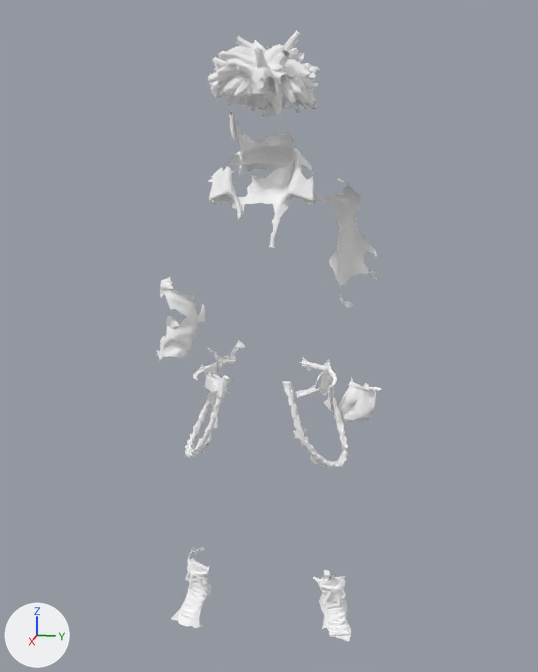
The glTF model public/models/MAIME_tattered_skinned.glb as it was, and as the next commit left it.
Both versions are drawn from a camera (50 mm lens) standing at (2.584, 0.441, 0.615) and looking at (0.457, 0.015, 0.083). The axes (+X, +Y, +Z) are drawn at lower left. The lights are the same throughout. The older version comes first.

Names of what the first picture shows: 'chest', 'ftL', 'ftR', 'haL', 'haR', 'head', 'hipL', 'hipR', 'knL', 'knR', 'shL', 'shR' and 2 more.
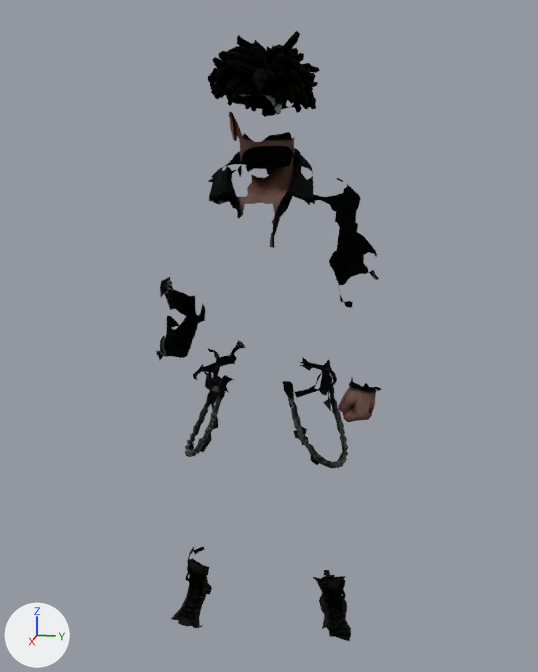
The change, as a diff of the scene's bpy script:
```diff
--- a/public/models/MAIME_tattered_skinned.glb.py
+++ b/public/models/MAIME_tattered_skinned.glb.py
@@ mat_tripo_material_816d669b_6a8c_4383_979b_2e963bb238a4_001 @@
 mat_tripo_material_816d669b_6a8c_4383_979b_2e963bb238a4_001 = principled_material('tripo_material_816d669b-6a8c-4383-979b-2e963bb238a4.001')
-mat_tripo_material_816d669b_6a8c_4383_979b_2e963bb238a4_001.base_color = (1.0, 1.0, 1.0)  # white #ffffff
+mat_tripo_material_816d669b_6a8c_4383_979b_2e963bb238a4_001.texture = img_basecolor_001
 mat_tripo_material_816d669b_6a8c_4383_979b_2e963bb238a4_001.metallic = 1.0
@@ mat_tripo_material_816d669b_6a8c_4383_979b_2e963bb238a4_002 @@
 mat_tripo_material_816d669b_6a8c_4383_979b_2e963bb238a4_002 = principled_material('tripo_material_816d669b-6a8c-4383-979b-2e963bb238a4.002')
-mat_tripo_material_816d669b_6a8c_4383_979b_2e963bb238a4_002.base_color = (1.0, 1.0, 1.0)  # white #ffffff
+mat_tripo_material_816d669b_6a8c_4383_979b_2e963bb238a4_002.texture = img_basecolor_002
 mat_tripo_material_816d669b_6a8c_4383_979b_2e963bb238a4_002.metallic = 1.0
@@ mat_tripo_material_816d669b_6a8c_4383_979b_2e963bb238a4_003 @@
 mat_tripo_material_816d669b_6a8c_4383_979b_2e963bb238a4_003 = principled_material('tripo_material_816d669b-6a8c-4383-979b-2e963bb238a4.003')
-mat_tripo_material_816d669b_6a8c_4383_979b_2e963bb238a4_003.base_color = (1.0, 1.0, 1.0)  # white #ffffff
+mat_tripo_material_816d669b_6a8c_4383_979b_2e963bb238a4_003.texture = img_basecolor_003
 mat_tripo_material_816d669b_6a8c_4383_979b_2e963bb238a4_003.metallic = 1.0
@@ mat_tripo_material_816d669b_6a8c_4383_979b_2e963bb238a4_004 @@
 mat_tripo_material_816d669b_6a8c_4383_979b_2e963bb238a4_004 = principled_material('tripo_material_816d669b-6a8c-4383-979b-2e963bb238a4.004')
-mat_tripo_material_816d669b_6a8c_4383_979b_2e963bb238a4_004.base_color = (1.0, 1.0, 1.0)  # white #ffffff
+mat_tripo_material_816d669b_6a8c_4383_979b_2e963bb238a4_004.texture = img_basecolor_004
 mat_tripo_material_816d669b_6a8c_4383_979b_2e963bb238a4_004.metallic = 1.0
@@ mat_tripo_material_816d669b_6a8c_4383_979b_2e963bb238a4_006 @@
 mat_tripo_material_816d669b_6a8c_4383_979b_2e963bb238a4_006 = principled_material('tripo_material_816d669b-6a8c-4383-979b-2e963bb238a4.006')
-mat_tripo_material_816d669b_6a8c_4383_979b_2e963bb238a4_006.base_color = (1.0, 1.0, 1.0)  # white #ffffff
+mat_tripo_material_816d669b_6a8c_4383_979b_2e963bb238a4_006.texture = img_basecolor_006
 mat_tripo_material_816d669b_6a8c_4383_979b_2e963bb238a4_006.metallic = 1.0
@@ mat_tripo_material_816d669b_6a8c_4383_979b_2e963bb238a4_007 @@
 mat_tripo_material_816d669b_6a8c_4383_979b_2e963bb238a4_007 = principled_material('tripo_material_816d669b-6a8c-4383-979b-2e963bb238a4.007')
-mat_tripo_material_816d669b_6a8c_4383_979b_2e963bb238a4_007.base_color = (1.0, 1.0, 1.0)  # white #ffffff
+mat_tripo_material_816d669b_6a8c_4383_979b_2e963bb238a4_007.texture = img_basecolor_007
 mat_tripo_material_816d669b_6a8c_4383_979b_2e963bb238a4_007.metallic = 1.0
@@ mat_tripo_material_816d669b_6a8c_4383_979b_2e963bb238a4_008 @@
 mat_tripo_material_816d669b_6a8c_4383_979b_2e963bb238a4_008 = principled_material('tripo_material_816d669b-6a8c-4383-979b-2e963bb238a4.008')
-mat_tripo_material_816d669b_6a8c_4383_979b_2e963bb238a4_008.base_color = (1.0, 1.0, 1.0)  # white #ffffff
+mat_tripo_material_816d669b_6a8c_4383_979b_2e963bb238a4_008.texture = img_basecolor_008
 mat_tripo_material_816d669b_6a8c_4383_979b_2e963bb238a4_008.metallic = 1.0
@@ mat_tripo_material_816d669b_6a8c_4383_979b_2e963bb238a4_009 @@
 mat_tripo_material_816d669b_6a8c_4383_979b_2e963bb238a4_009 = principled_material('tripo_material_816d669b-6a8c-4383-979b-2e963bb238a4.009')
-mat_tripo_material_816d669b_6a8c_4383_979b_2e963bb238a4_009.base_color = (1.0, 1.0, 1.0)  # white #ffffff
+mat_tripo_material_816d669b_6a8c_4383_979b_2e963bb238a4_009.texture = img_basecolor_009
 mat_tripo_material_816d669b_6a8c_4383_979b_2e963bb238a4_009.metallic = 1.0
@@ mat_tripo_material_816d669b_6a8c_4383_979b_2e963bb238a4_010 @@
 mat_tripo_material_816d669b_6a8c_4383_979b_2e963bb238a4_010 = principled_material('tripo_material_816d669b-6a8c-4383-979b-2e963bb238a4.010')
-mat_tripo_material_816d669b_6a8c_4383_979b_2e963bb238a4_010.base_color = (1.0, 1.0, 1.0)  # white #ffffff
+mat_tripo_material_816d669b_6a8c_4383_979b_2e963bb238a4_010.texture = img_basecolor_010
 mat_tripo_material_816d669b_6a8c_4383_979b_2e963bb238a4_010.metallic = 1.0
@@ mat_tripo_material_816d669b_6a8c_4383_979b_2e963bb238a4_011 @@
 mat_tripo_material_816d669b_6a8c_4383_979b_2e963bb238a4_011 = principled_material('tripo_material_816d669b-6a8c-4383-979b-2e963bb238a4.011')
-mat_tripo_material_816d669b_6a8c_4383_979b_2e963bb238a4_011.base_color = (1.0, 1.0, 1.0)  # white #ffffff
+mat_tripo_material_816d669b_6a8c_4383_979b_2e963bb238a4_011.texture = img_basecolor_011
 mat_tripo_material_816d669b_6a8c_4383_979b_2e963bb238a4_011.metallic = 1.0
@@ mat_tripo_material_816d669b_6a8c_4383_979b_2e963bb238a4_012 @@
 mat_tripo_material_816d669b_6a8c_4383_979b_2e963bb238a4_012 = principled_material('tripo_material_816d669b-6a8c-4383-979b-2e963bb238a4.012')
-mat_tripo_material_816d669b_6a8c_4383_979b_2e963bb238a4_012.base_color = (1.0, 1.0, 1.0)  # white #ffffff
+mat_tripo_material_816d669b_6a8c_4383_979b_2e963bb238a4_012.texture = img_basecolor_012
 mat_tripo_material_816d669b_6a8c_4383_979b_2e963bb238a4_012.metallic = 1.0
@@ mat_tripo_material_816d669b_6a8c_4383_979b_2e963bb238a4_013 @@
 mat_tripo_material_816d669b_6a8c_4383_979b_2e963bb238a4_013 = principled_material('tripo_material_816d669b-6a8c-4383-979b-2e963bb238a4.013')
-mat_tripo_material_816d669b_6a8c_4383_979b_2e963bb238a4_013.base_color = (1.0, 1.0, 1.0)  # white #ffffff
+mat_tripo_material_816d669b_6a8c_4383_979b_2e963bb238a4_013.texture = img_basecolor_013
 mat_tripo_material_816d669b_6a8c_4383_979b_2e963bb238a4_013.metallic = 1.0
```

Location of each change, (x1, y1, x2, y2) in pixels of the pictures (538 x 672 px):
'head', surface changed (white to black): (208, 30, 320, 116) in both
'chest', surface changed (darker): (210, 106, 344, 255) in both
'hipR', surface changed (white to black): (284, 242, 382, 423) in both
'hipL', surface changed (white to black): (156, 287, 245, 424) in both
'shR', surface changed: (289, 91, 377, 257) in both
'ftR', surface changed (white to black): (313, 575, 351, 642) in both
'ftL', surface changed (white to black): (171, 546, 212, 628) in both
'knR', surface changed: (302, 419, 348, 575) in both
'knL', surface changed (white to black): (185, 412, 212, 457) in both
'haR', surface changed (white to black): (292, 418, 313, 451) in both
'shL', surface changed: (208, 95, 234, 201) in both
'haL', surface changed (white to black): (201, 396, 223, 443) in both
